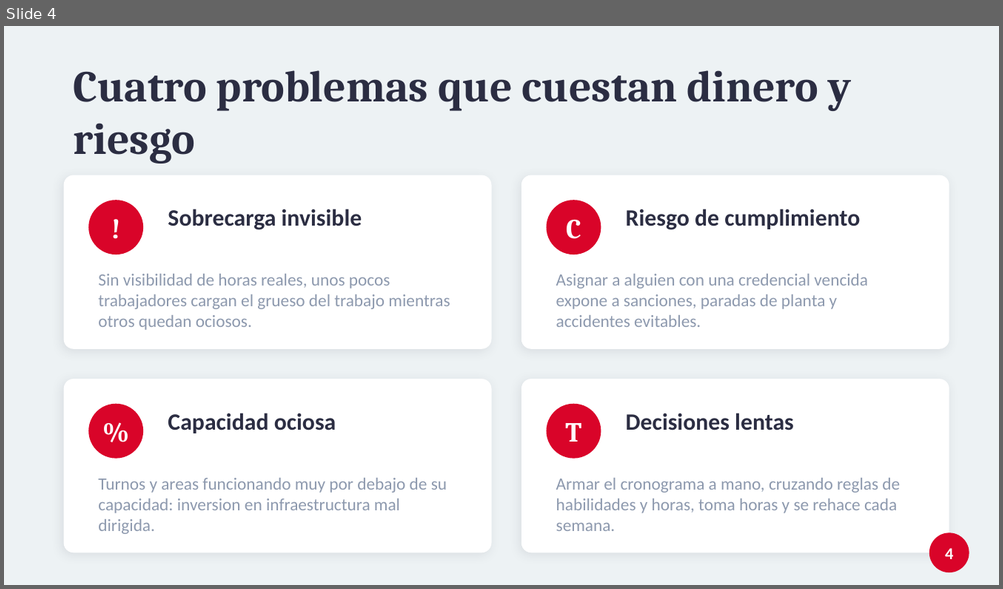
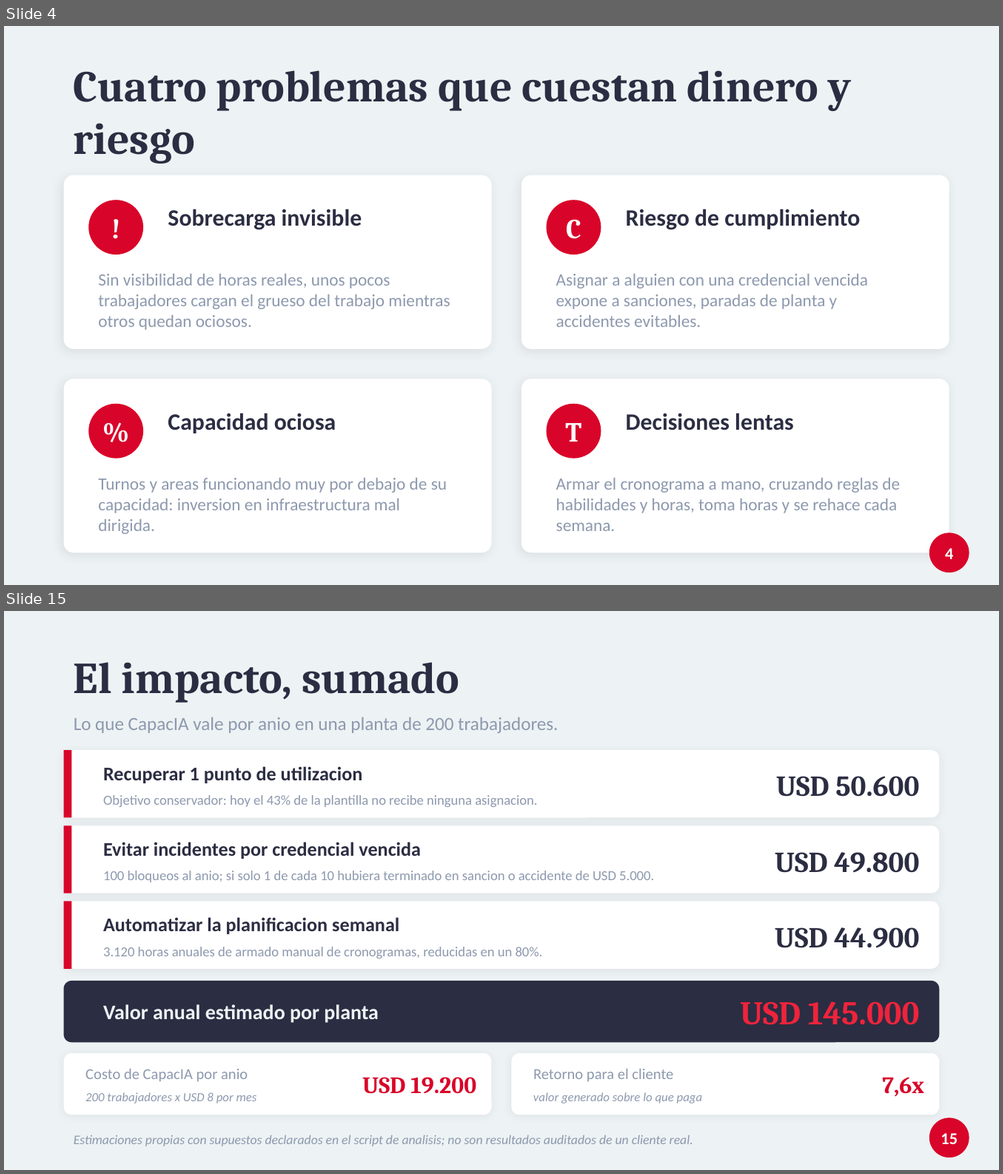
Before and after one commit to tomassalina/tp-gestion-capacidades-inteligente, a slide deck: analisis/presentacion_defensa.pptx. Shown one above the other, each under a label of ours: slide 4 before the commit, slides 4 and 15 after it; the slides between them are not shown. The pictures are 1003x589 and 1003x1174 pixels, drawn with LibreOffice and Linux fonts; fonts in the diff are those of the drawing. Boxes give left, top, right and bottom in pixels: in the first picture for what was removed or moved away, otherwise in the second. Text is boxed around its words. In the diff, an @@ line names an element or a change of style, - is before the commit and + after.

Commit message:
rearmar la presentacion para una defensa de 15 minutos con enfoque economico
El deck pasa de 13 a 18 diapositivas. Lo que mas crecio es la explicacion de
como se generan los datos, que antes era una sola linea al pie de una
diapositiva y ahora son tres: la escala del piloto, por que instanciamos las
clases reales en vez de escribir los CSV a mano, y las cuatro decisiones del
motor de simulacion (semana a semana con reinicio de horas, 6.000 intentos con
sesgo 86/14, conflictos que son excepciones reales del core, semilla fija).

Ademas se cuantifica todo en dinero. Para que los montos sean auditables y no
numeros sueltos pegados en las diapositivas, los calcula estimar_impacto_economico()
a partir de un diccionario SUPUESTOS declarado en el script, y quedan guardados en
resumen_metricas.json: USD 5,06 M de masa salarial anual en juego, USD 50.600 por
cada punto de utilizacion recuperado, y USD 145.000 de valor anual por planta
contra USD 19.200 de costo. Si alguien discute un supuesto se cambia el valor y se
recalcula la seccion entera.

Se agregan dos diapositivas de negocio (el problema valuado y el impacto sumado),
un divisor de seccion, y los tres hallazgos y el mercado ahora cierran en plata.

```diff
--- a/analisis/presentacion_defensa.pptx
+++ b/analisis/presentacion_defensa.pptx
@@ slide 15 added at [4,611,999,1170], background #EDF2F4 @@
@@ text added at [74,662,459,703], 32 pt, text #2B2D42, bold @@
+El impacto, sumado
@@ text added at [74,717,558,733], 13.5 pt, text #8D99AE @@
+Lo que CapacIA vale por anio en una planta de 200 trabajadores.
@@ rounded rectangle added at [64,750,939,818], fill #FFFFFF @@
@@ rectangle added at [64,750,71,818], fill #D90429 @@
@@ text added at [103,766,363,783], 14 pt, text #2B2D42, bold @@
+Recuperar 1 punto de utilizacion
@@ text added at [776,776,919,797], 21 pt, text #2B2D42, bold @@
+USD 50.600
@@ text added at [103,795,537,807], 10 pt, text #8D99AE @@
+Objetivo conservador: hoy el 43% de la plantilla no recibe ninguna asignacion.
@@ rounded rectangle added at [64,826,939,894], fill #FFFFFF @@
@@ rectangle added at [64,826,71,894], fill #D90429 @@
@@ text added at [103,842,421,859], 14 pt, text #2B2D42, bold @@
+Evitar incidentes por credencial vencida
@@ text added at [774,852,919,873], 21 pt, text #2B2D42, bold @@
+USD 49.800
@@ text added at [103,871,654,883], 10 pt, text #8D99AE @@
+100 bloqueos al anio; si solo 1 de cada 10 hubiera terminado en sancion o accidente de USD 5.000.
@@ rounded rectangle added at [64,901,939,969], fill #FFFFFF @@
@@ rectangle added at [64,901,71,969], fill #D90429 @@
@@ text added at [103,917,399,934], 14 pt, text #2B2D42, bold @@
+Automatizar la planificacion semanal
@@ text added at [774,928,919,948], 21 pt, text #2B2D42, bold @@
+USD 44.900
@@ text added at [103,947,543,959], 10 pt, text #8D99AE @@
+3.120 horas anuales de armado manual de cronogramas, reducidas en un 80%.
@@ rounded rectangle added at [64,981,939,1042], fill #2B2D42 @@
@@ text added at [103,1005,378,1023], 15 pt, text #EDF2F4, bold @@
+Valor anual estimado por planta
@@ text added at [740,1002,919,1025], 24 pt, text #EF233C, bold @@
+USD 145.000
@@ rounded rectangle added at [64,1054,492,1115], fill #FFFFFF @@
@@ rounded rectangle added at [511,1054,939,1115], fill #FFFFFF @@
@@ text added at [85,1069,247,1082], 11 pt, text #8D99AE @@
+Costo de CapacIA por anio
@@ text added at [533,1069,673,1082], 11 pt, text #8D99AE @@
+Retorno para el cliente
@@ text added at [85,1093,257,1104], 9 pt, text #8D99AE, italic @@
+200 trabajadores x USD 8 por mes
@@ text added at [362,1077,476,1094], 17 pt, text #D90429, bold @@
+USD 19.200
@@ text added at [533,1093,703,1104], 9 pt, text #8D99AE, italic @@
+valor generado sobre lo que paga
@@ text added at [882,1077,924,1096], 17 pt, text #D90429, bold @@
+7,6x
@@ ellipse added at [929,1118,969,1158], fill #D90429 @@
@@ text added at [74,1136,693,1147], 9.5 pt, text #8D99AE, italic @@
+Estimaciones propias con supuestos declarados en el script de analisis; no son resultados auditados de un cliente real.
@@ text added at [940,1133,957,1145], 12 pt, text #FFFFFF, bold @@
+15
```
Also in this commit, not shown: 10 slides changed, 4 other slides added, 2 other files.
